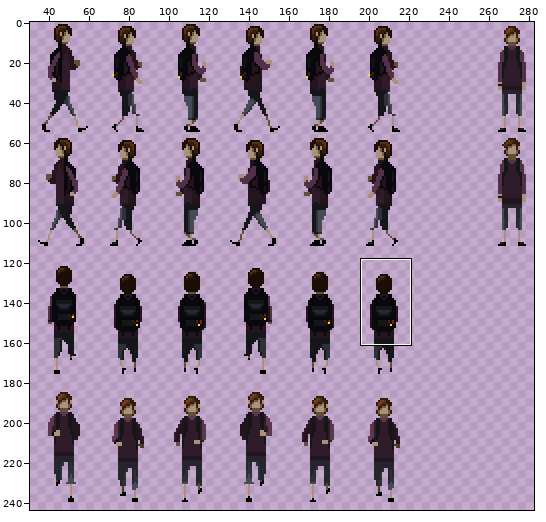
File history of a sprite sheet, src/LostAndFound.Core/Assets/Images/Player/PlayerAnimations.png. The picture above shows the old version from afar; the outline marks the close-up.
Close-up. The starting point:
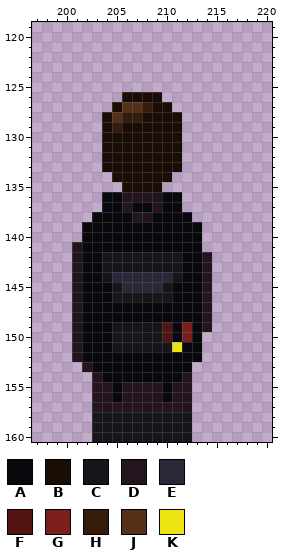
The file is 300x300 pixels. Colours within 5 levels of each other are drawn and written as one. Shown: x 197..220, y 119..160. The wide view leaves out empty margins. The commit also changed other parts of the picture, which this record leaves out.
Palette (. is transparent): A #08080d  B #1a0d05  C #14161a  D #23141e  E #282838  F #521313  G #7d1e1e  H #341c0c  J #563016  K #eee414
Pixels before, first column x 201:
126 .....BBBB.....
127 ....BJJHBB....
128 ...BJHHBBBB...
129 ...BHBBBBBB...
130 ...BBBBBBBB...
131 ...BBBBBBBB...
132 ...BBBBBBBB...
133 ...BBBBBBBB...
134 ....BBBBBB....
135 .....BBBB.....
136 ...AADDDDAA...
137 ...AADAADAA...
138 ..AAAADDAAAA..
139 .AAAAAAAAAAAA.
140 .AAAAAAAAAAAA.
141 DAAAAAAAAAAAA.
142 DAACCCCCCCCAAD
143 DAACCCCCCCCAAD
144 DAACEEEEEECAAD
145 DAAACEEEECAAAD
146 DAAACCCCCCAAAD
147 DAAAAAAAAAAAAD
148 DAAAAAAAAAAAAD
149 DAAACCCCCFAGAD
150 DAAACCCCCFAGA.
151 DAAACCCCCCKAA.
152 DAAAAAAAAAAAA.
153 .DAAAAAAAAAA..
154 ..DAAAAAAAAD..
155 ..DDADDDDADD..
156 ..DDADDDDADD..
157 ..DDDDDDDDDD..
158 ..CCCCCCCCCC..
159 ..CCCCCCCCCC..
160 ..CCCCCCCCCC..
And afterwards:
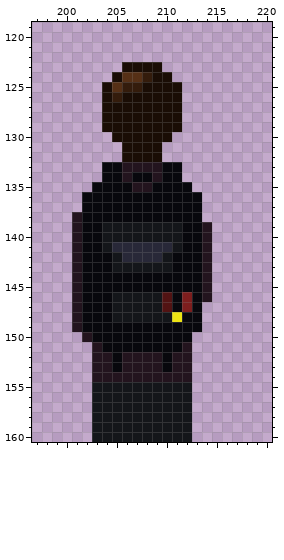
The edit:
{"y":123,"x":206,"old":"....","new":"BBBB"}
{"y":124,"x":205,"old":"......","new":"BJJHBB"}
{"y":125,"x":204,"old":"........","new":"BJHHBBBB"}
{"y":126,"x":204,"old":"..","new":"BH"}
{"y":126,"x":210,"old":"..","new":"BB"}
{"y":127,"x":204,"old":".","new":"B"}
{"y":127,"x":206,"old":"JJH","new":"BBB"}
{"y":127,"x":211,"old":".","new":"B"}
{"y":128,"x":205,"old":"JHH","new":"BBB"}
{"y":129,"x":205,"old":"H","new":"B"}
{"y":130,"x":204,"old":"B","new":"."}
{"y":130,"x":211,"old":"B","new":"."}
{"y":131,"x":204,"old":"BB","new":".."}
{"y":131,"x":210,"old":"BB","new":".."}
{"y":132,"x":204,"old":"BB","new":".."}
{"y":132,"x":210,"old":"BB","new":".."}
{"y":133,"x":204,"old":"BBBBBBBB","new":"AADDDDAA"}
{"y":134,"x":204,"old":".BBBBBB.","new":"AADAADAA"}
{"y":135,"x":203,"old":"...BBBB...","new":"AAAADDAAAA"}
{"y":136,"x":202,"old":"..","new":"AA"}
{"y":136,"x":206,"old":"DDDD","new":"AAAA"}
{"y":136,"x":212,"old":"..","new":"AA"}
{"y":137,"x":202,"old":"..","new":"AA"}
{"y":137,"x":206,"old":"D","new":"A"}
{"y":137,"x":209,"old":"D","new":"A"}
{"y":137,"x":212,"old":"..","new":"AA"}
{"y":138,"x":201,"old":"..","new":"DA"}
{"y":138,"x":207,"old":"DD","new":"AA"}
{"y":138,"x":213,"old":".","new":"A"}
{"y":139,"x":201,"old":".","new":"D"}
{"y":139,"x":204,"old":"AAAAAAAA","new":"CCCCCCCC"}
{"y":139,"x":214,"old":".","new":"D"}
{"y":140,"x":201,"old":".","new":"D"}
{"y":140,"x":204,"old":"AAAAAAAA","new":"CCCCCCCC"}
{"y":140,"x":214,"old":".","new":"D"}
{"y":141,"x":204,"old":"AAAAAAAA","new":"CEEEEEEC"}
{"y":141,"x":214,"old":".","new":"D"}
{"y":142,"x":204,"old":"C","new":"A"}
{"y":142,"x":206,"old":"CCCC","new":"EEEE"}
{"y":142,"x":211,"old":"C","new":"A"}
{"y":143,"x":204,"old":"C","new":"A"}
{"y":143,"x":211,"old":"C","new":"A"}
{"y":144,"x":204,"old":"CEEEEEEC","new":"AAAAAAAA"}
{"y":145,"x":205,"old":"CEEEEC","new":"AAAAAA"}
{"y":146,"x":210,"old":"C","new":"F"}
{"y":146,"x":212,"old":"A","new":"G"}
{"y":147,"x":205,"old":"AAAAAA","new":"CCCCCF"}
{"y":147,"x":212,"old":"A","new":"G"}
{"y":147,"x":214,"old":"D","new":"."}
{"y":148,"x":205,"old":"AAAAAAA","new":"CCCCCCK"}
{"y":148,"x":214,"old":"D","new":"."}
{"y":149,"x":205,"old":"CCCCCF","new":"AAAAAA"}
{"y":149,"x":212,"old":"G","new":"A"}
{"y":149,"x":214,"old":"D","new":"."}
{"y":150,"x":201,"old":"DA","new":".D"}
{"y":150,"x":205,"old":"CCCCCF","new":"AAAAAA"}
{"y":150,"x":212,"old":"GA","new":"A."}
{"y":151,"x":201,"old":"DAA","new":"..D"}
{"y":151,"x":205,"old":"CCCCCCKAA","new":"AAAAAAAD."}
{"y":152,"x":201,"old":"DAAA","new":"..DD"}
{"y":152,"x":206,"old":"AAAA","new":"DDDD"}
{"y":152,"x":211,"old":"AAA","new":"DD."}
{"y":153,"x":202,"old":"DAA","new":".DD"}
{"y":153,"x":206,"old":"AAAA","new":"DDDD"}
{"y":153,"x":211,"old":"AA","new":"DD"}
{"y":154,"x":204,"old":"AAAAAAAA","new":"DDDDDDDD"}
{"y":155,"x":203,"old":"DDADDDDADD","new":"CCCCCCCCCC"}
{"y":156,"x":203,"old":"DDADDDDADD","new":"CCCCCCCCCC"}
{"y":157,"x":203,"old":"DDDDDDDDDD","new":"CCCCCCCCCC"}
